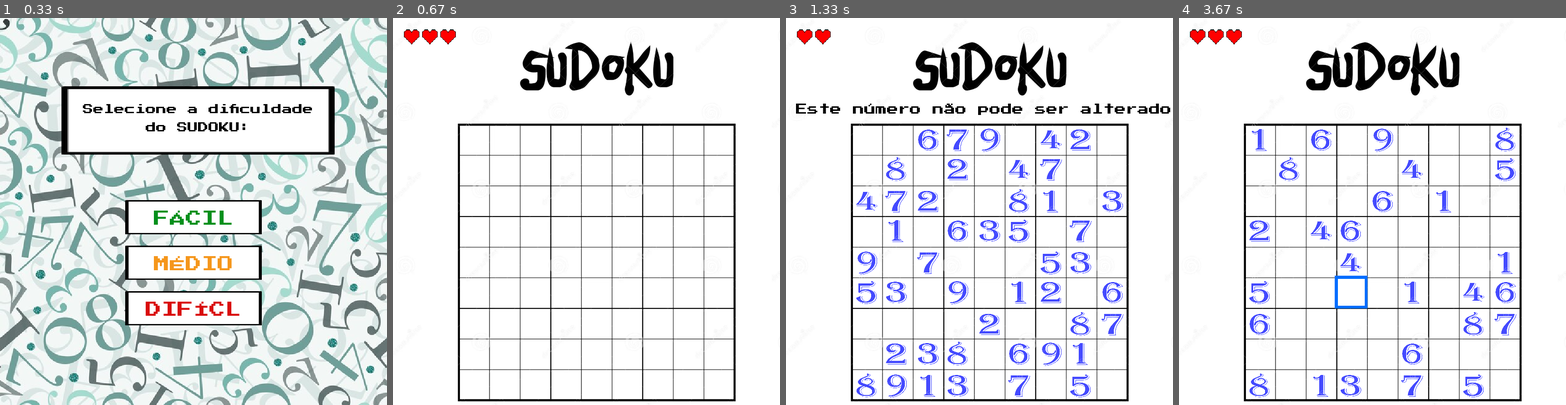
Above: before the commit, frames 1-4 (left to right).
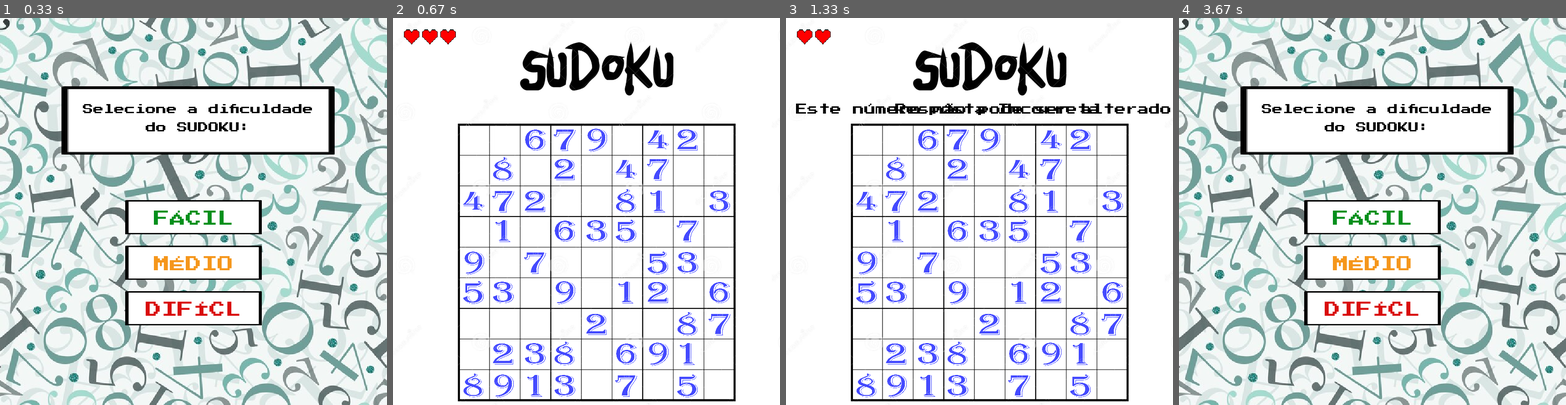
Above: after the commit, the same moments.

Repository: memdygu100/Sudoku-Pygame
Game: pygame game, started from main.py
The game is run twice, just before and just after one commit, with the same random seed, the same clock (stepped at 60 frames per second) and the same inputs.
Inputs (mouse positions are in pixels of both pictures, inside the frame that each line leads up to):
- Up to frame 1 (0.33 s): no input
- Up to frame 2 (0.67 s): click (586, 211) at 0.38 s
- Up to frame 3 (1.33 s): click (983, 238) at 0.78 s; tap Enter at 1.03 s
- Up to frame 4 (3.67 s): move the mouse to (1515, 346) at 1.6 s; click (1515, 346) at 1.85 s; hold Esc 2.23-2.95 s; move the mouse to (1353, 312) at 2.98 s; click (1353, 312) at 3.38 s

Frame 1 is identical in both runs. In frame 2, 4.7% of the frame differs, in the area x 18-88%, y 28-99%; in frame 3, 0.4%; in frame 4, 47%, in the area x 0-100%, y 0-100%.

Commit message:
Corrigindo bugs

Diff:
--- a/main.py
+++ b/main.py
@@ -110,6 +110,9 @@
 var_aux = 10
 
 vidas = 3
+
+posicao_click_x, posicao_click_y = 0, 0
+
 def desenhar_vidas_sprite(janela, vidas, coracao):
     for i in range(vidas):
         janela.blit(coracao, (20 + i * 40, 20))
@@ -275,6 +278,7 @@
                     preencher_tabuleiro()
                     jogo_finalizado = False
                     vidas = 3
+                    posicao_click_x, posicao_click_y = 0, 0
                     if sudoku_correto == True:
                         sudoku_correto = False
             tempo_atual = time.time()
@@ -310,9 +314,7 @@
                                 janela.blit(imagem_azul, (Matrizes.posicoes_x[j], Matrizes.posicoes_y[i]))
                             else:
                                 janela.blit(numero_imagens[valor], (Matrizes.posicoes_x[j], Matrizes.posicoes_y[i]))
-                if Sudoku_playground[linha_selecionada][coluna_selecionada] == numeros_bloqueados[linha_selecionada][coluna_selecionada]:
-                    janela.blit(text_surface, text_rect)
-                elif sudoku_correto is False:
+                if sudoku_correto is False:
                     janela.blit(text_2_surface, text_2_rect)
                     sudoku_correto = None
                 elif sudoku_correto is True:
@@ -326,8 +328,11 @@
                     text_time_rect.center = (posicao_x + 220, posicao_y + 110)
                     janela.blit(text_time_surface, text_time_rect)
                     jogo_finalizado = True
-                if pressionado and Sudoku_playground[linha_selecionada][coluna_selecionada] != numeros_bloqueados[linha_selecionada][coluna_selecionada] :
-                    janela.blit(quadrado_selecao, (Matrizes.posicoes_x[coluna_selecionada] - 8, Matrizes.posicoes_y[linha_selecionada] - 9))
+                if linha_selecionada != None and coluna_selecionada != None:
+                    if Sudoku_playground[linha_selecionada][coluna_selecionada] == numeros_bloqueados[linha_selecionada][coluna_selecionada]:
+                        janela.blit(text_surface, text_rect)
+                    if pressionado and Sudoku_playground[linha_selecionada][coluna_selecionada] != numeros_bloqueados[linha_selecionada][coluna_selecionada] :
+                        janela.blit(quadrado_selecao, (Matrizes.posicoes_x[coluna_selecionada] - 8, Matrizes.posicoes_y[linha_selecionada] - 9))
                 if vidas <= 0:
                     som_derrota.play()
                     janela.blit(janela_fundo_vitoria, (posicao_x - 150, posicao_y - 50))
@@ -339,8 +344,6 @@
                 pressionado = False
 
         else:
-            menu = pygame.display.set_mode((x, y))
-            posicao_click_x, posicao_click_y = pygame.mouse.get_pos()
             janela.blit(fundo_menu, (0, 0))
             janela.blit(botao_fundo_menu,(275, 400))
             janela.blit(botao_fundo_menu, (275, 500))
@@ -351,21 +354,25 @@
             janela.blit(text_dificil_surface,text_dificil_rect)
             janela.blit(text_boas_vindas_1_surface, text_boas_vindas_1_rect)
             janela.blit(text_boas_vindas_2_surface, text_boas_vindas_2_rect)
-            if 280 < posicao_click_x < 570:
-                if  400 < posicao_click_y < 480:
-                    #facil
-                    numeros_removidos = 4
-                    jogo_rodando = True
-                    apagar_matriz = True
-                elif 500 < posicao_click_y < 570:
-                    #medio
-                    numeros_removidos = 5
-                    jogo_rodando = True
-                    apagar_matriz = True
-                elif 600 < posicao_click_y < 670:
-                    #dificil
-                    numeros_removidos = 6
-                    jogo_rodando = True
-                    apagar_matriz = True
+            if events.type == pygame.MOUSEBUTTONDOWN:
+                posicao_click_x, posicao_click_y = events.pos
+            if 280 < posicao_click_x < 570 and 400 < posicao_click_y < 480:
+                # fácil
+                numeros_removidos = 4
+                jogo_rodando = True
+                apagar_matriz = True
+                precisa_redesenhar = True
+            elif 280 < posicao_click_x < 570 and 500 < posicao_click_y < 570:
+                # médio
+                numeros_removidos = 5
+                jogo_rodando = True
+                apagar_matriz = True
+                precisa_redesenhar = True
+            elif 280 < posicao_click_x < 570 and 600 < posicao_click_y < 670:
+                # difícil
+                numeros_removidos = 6
+                jogo_rodando = True
+                apagar_matriz = True
+                precisa_redesenhar = True
             pygame.display.update()
     clock.tick(60)
